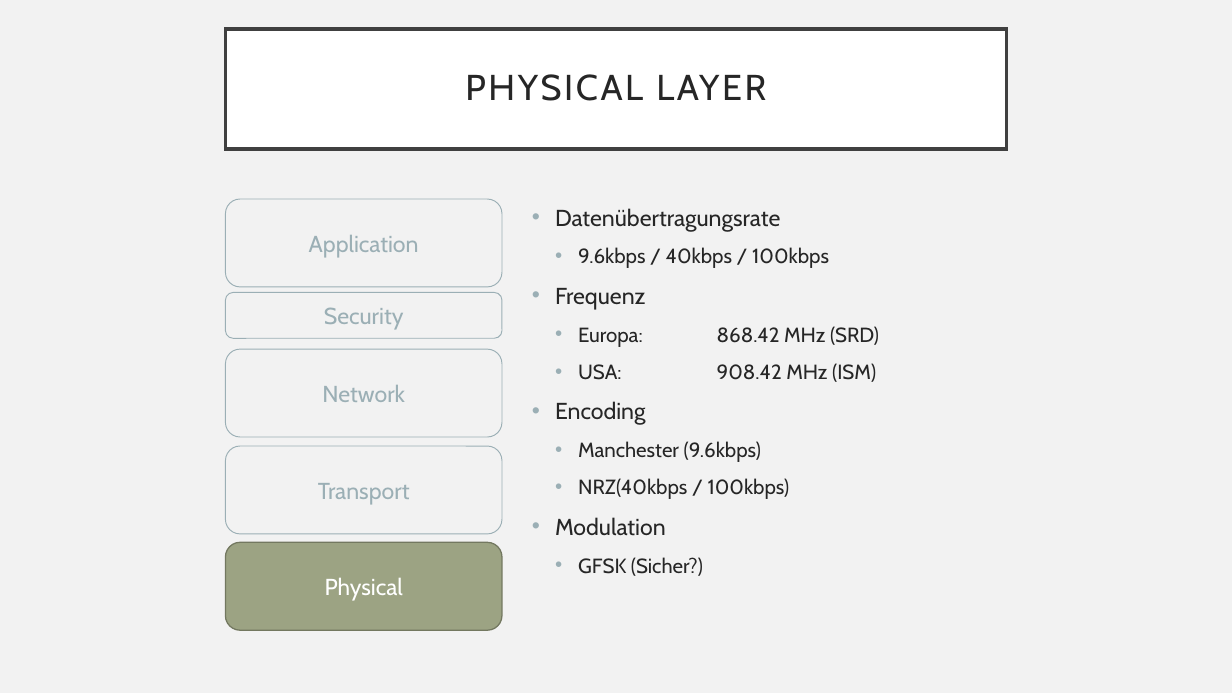
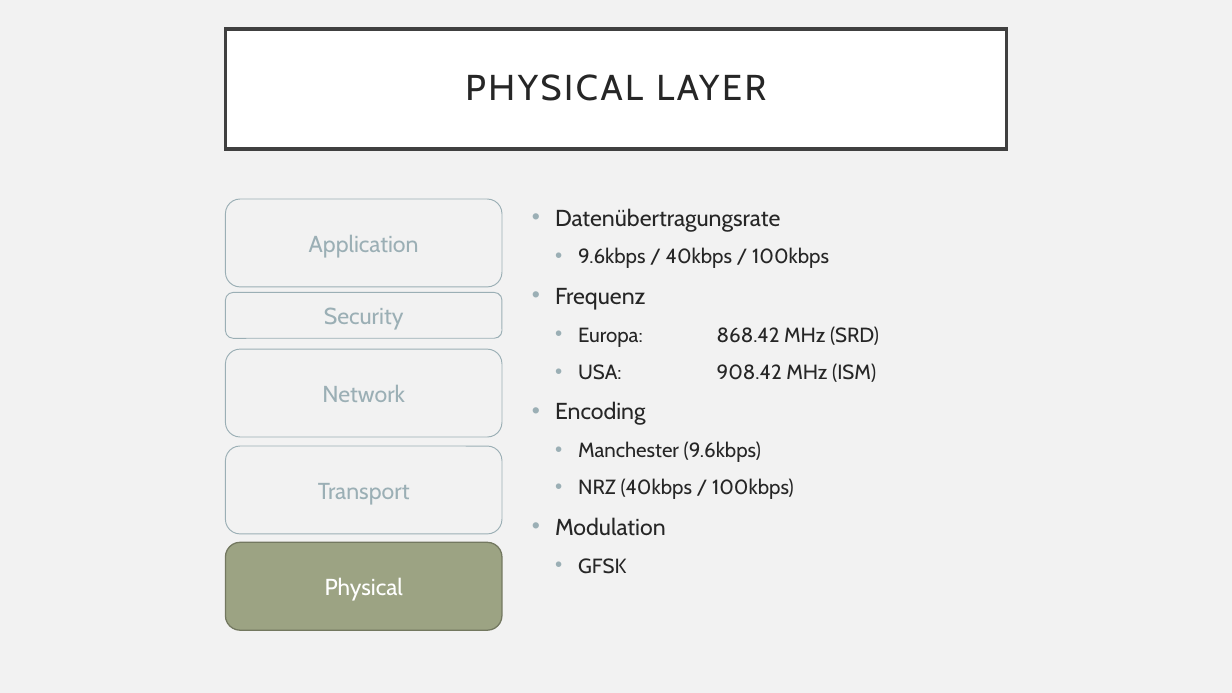
Before and after one commit to die-z-welle/zwave-factsheet, a slide deck: slide 10 of Z-Wave_Presentation_backup.pptx (slide 12 before the commit). Drawn at 1232x693 pixels with LibreOffice and Linux fonts; fonts in the diff are those of the drawing; background and template pictures are left out. Boxes give left, top, right and bottom in pixels: in the first picture for what was removed or moved away, otherwise in the second. Text is boxed around its words. In the diff, an @@ line names an element or a change of style, - is before the commit and + after.

```diff
--- a/Z-Wave_Presentation_backup.pptx
+++ b/Z-Wave_Presentation_backup.pptx
@@ text at bbox=[578, 478, 794, 499]: spaces changed @@
-  • NRZ(40kbps / 100kbps)
+  • NRZ (40kbps / 100kbps)
@@ text at bbox=[578, 558, 626, 574]: text changed @@
-  • GFSK (Sicher?)
+  • GFSK
```
Also in this commit, not shown: 2 other slides changed.
